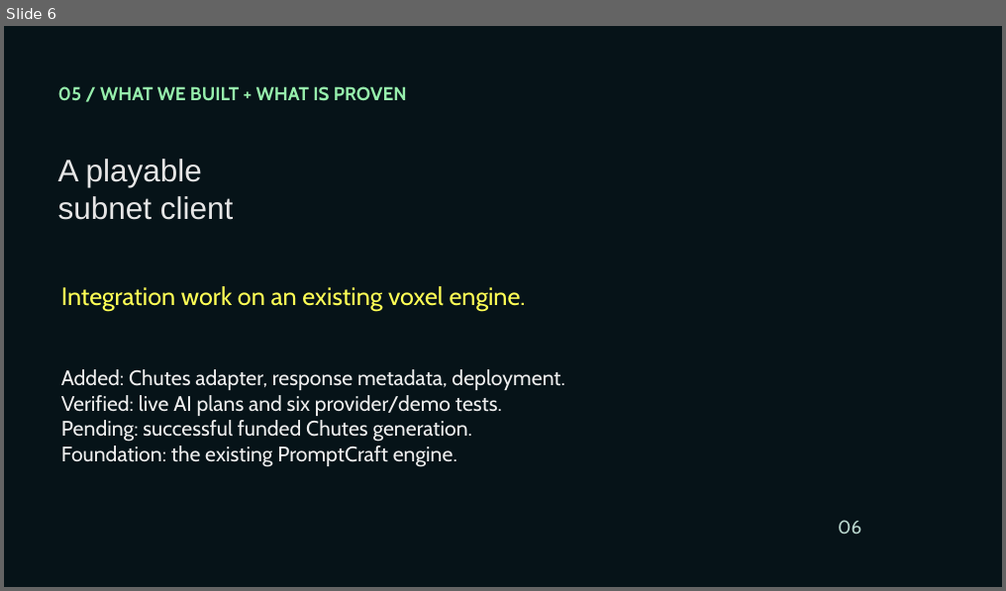
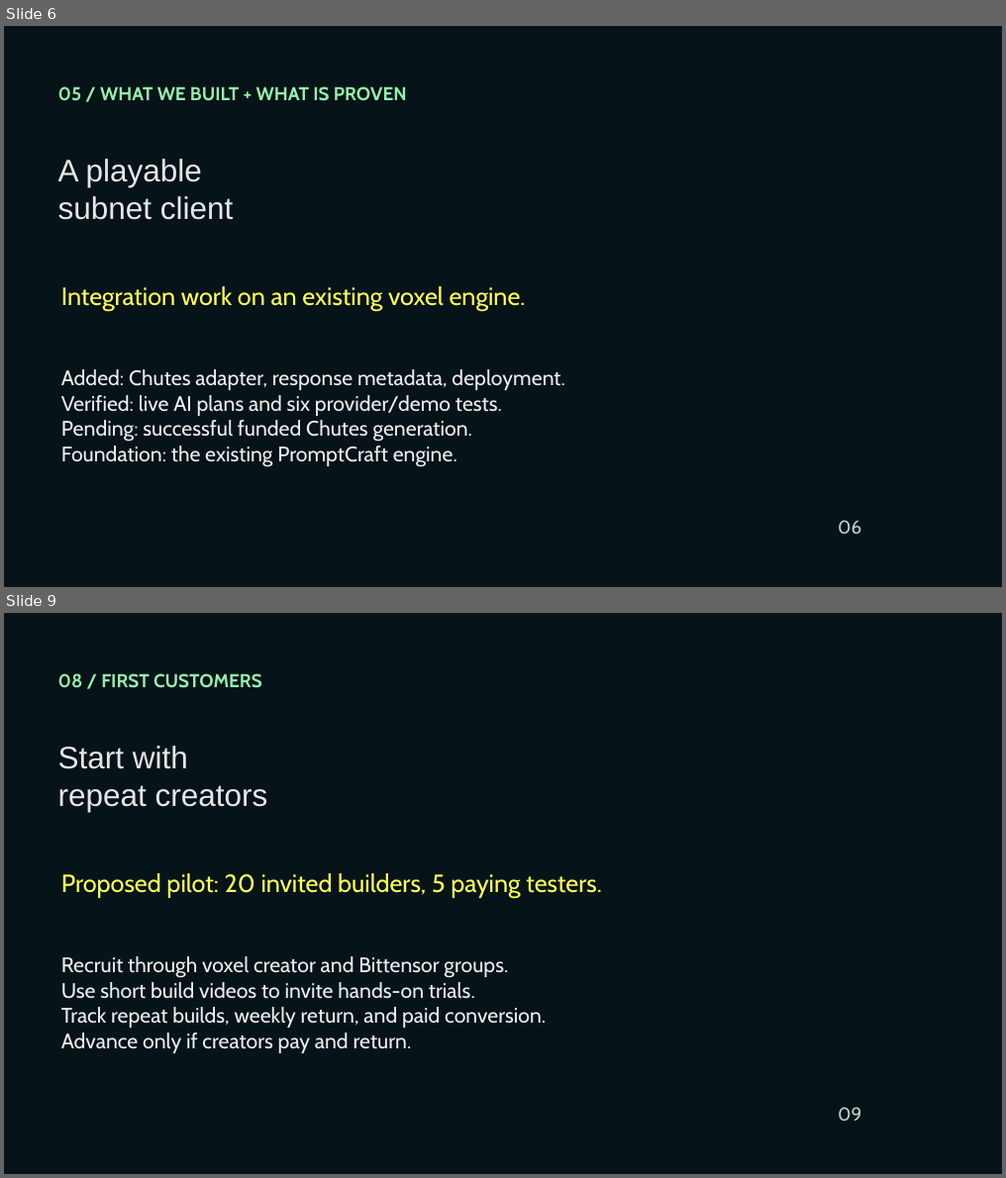
Before and after one commit to Nakshatra05/tensorcraft-bittensor, a slide deck: presentation/TensorCraft-Bittensor-Pitch.pptx. Shown one above the other, each under a label of ours: slide 6 before the commit, slides 6 and 9 after it; the slides between them are not shown. The pictures are 1006x591 and 1006x1178 pixels, drawn with LibreOffice and Linux fonts; fonts in the diff are those of the drawing; background and template pictures are left out. Boxes give left, top, right and bottom in pixels: in the first picture for what was removed or moved away, otherwise in the second. Text is boxed around its words. In the diff, an @@ line names an element or a change of style, - is before the commit and + after.

Commit message:
Add proposed business model and creator pilot to pitch

```diff
--- a/presentation/TensorCraft-Bittensor-Pitch.pptx
+++ b/presentation/TensorCraft-Bittensor-Pitch.pptx
@@ slide 9 added at (4, 613, 1002, 1174), background picture (left out) @@
@@ text added at (58, 673, 262, 688), 18 pt, text #96EFAC, bold @@
+08 / FIRST CUSTOMERS
@@ text added at (58, 746, 268, 812), 30 pt, text #E6E6E6 @@
+Start with
+repeat creators
@@ text added at (61, 873, 602, 898), 24 pt, text #FFFF55 @@
+Proposed pilot: 20 invited builders, 5 paying testers.
@@ text added at (61, 957, 546, 1054), 20.2 pt, text #EEEEEE @@
+Recruit through voxel creator and Bittensor groups.
+Use short build videos to invite hands-on trials.
+Track repeat builds, weekly return, and paid conversion.
+Advance only if creators pay and return.
@@ text added at (838, 1107, 861, 1121), 18 pt, text #B8D5CC @@
+09
```
Also in this commit, not shown: 2 slides changed, 2 other slides added.
